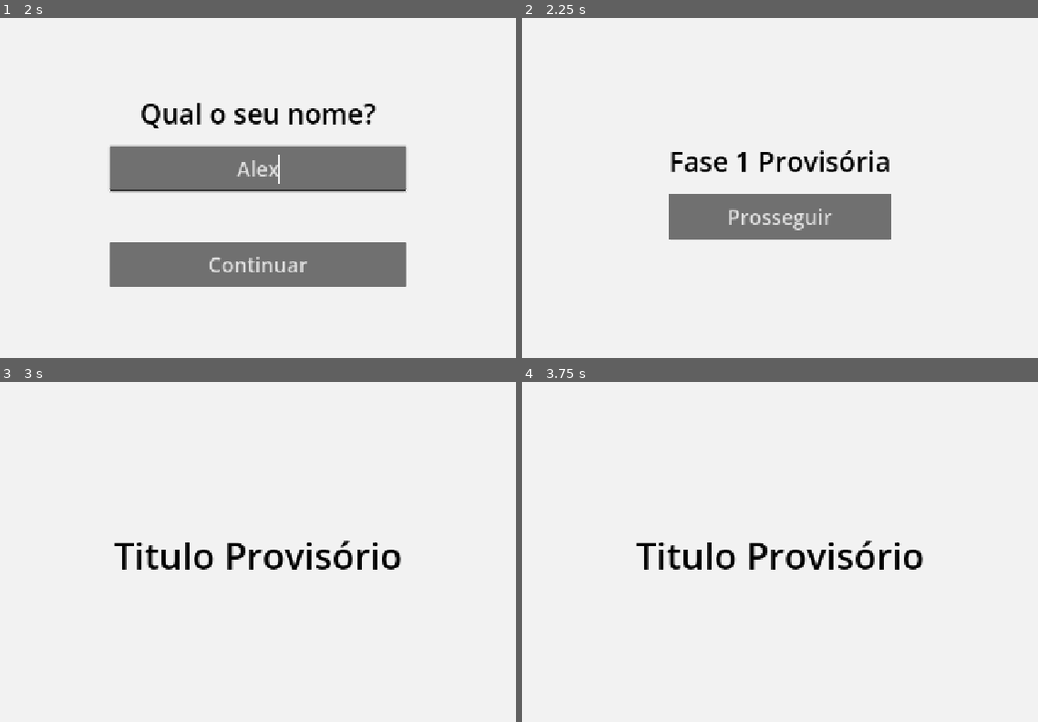
Above: before the commit, frames 1-4 (two rows, left to right).
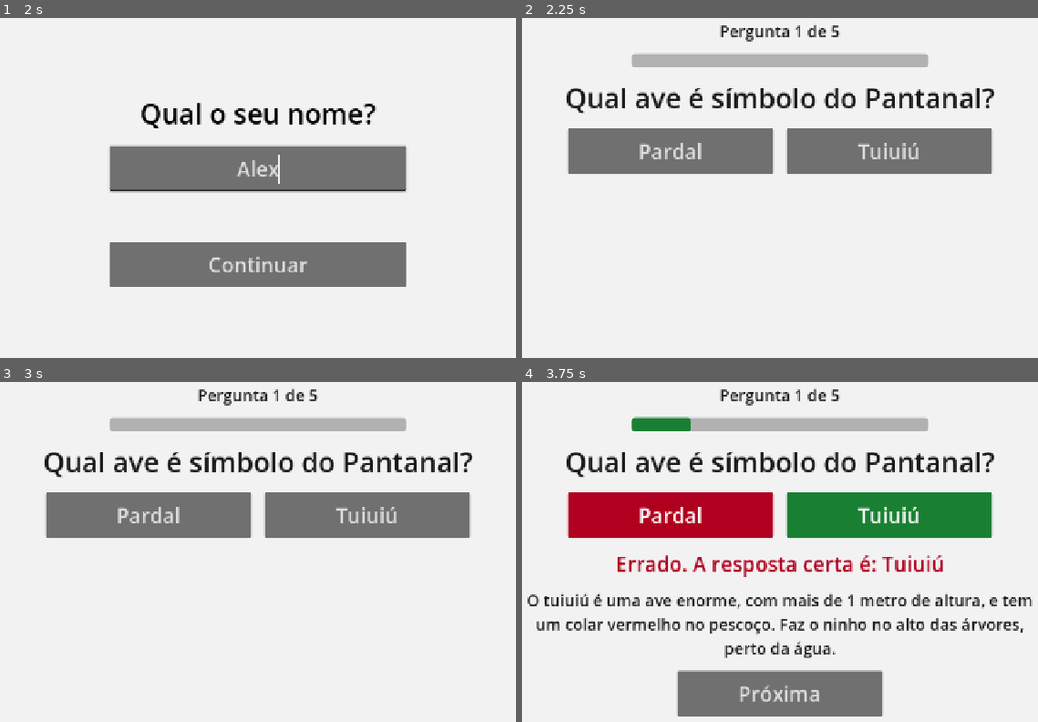
Above: after the commit, the same moments.

Repository: ElTonio313/ProjetoEngSoftUTFPR2026
Game: Godot game, scene res://scenes/menu/MainMenu.tscn
The game is run twice, just before and just after one commit, with the same random seed, the same clock (stepped at 60 frames per second) and the same inputs.
Inputs (mouse positions are in pixels of both pictures, inside the frame that each line leads up to):
- Up to frame 1 (2 s): click "Jogar" at 0.5 s; click (258, 167) at 1.27 s; type "Alex" at 1.35 s
- Up to frame 2 (2.25 s): click "Continuar" at 2 s
- Up to frame 3 (3 s): click (258, 579) at 2.75 s, where only the run before the commit has a clickable "Prosseguir"
- Up to frame 4 (3.75 s): click (671, 514) at 3.5 s, where only the run after the commit has a clickable "Pardal"

Frame 1 is identical in both runs. In frame 2, 21% of the frame differs, in the area x 8-92%, y 2-66%; in frame 3, 17%; in frame 4, 27%, in the area x 1-99%, y 2-99%.

Commit message:
Liga fase 1 ao fluxo de navegação

Diff:
--- a/autoload/game_state.gd
+++ b/autoload/game_state.gd
@@ -2,7 +2,7 @@
 
 #Caminho das Cenas
 const SCENE_PLAYER_NAME := "res://scenes/player_name/PlayerName.tscn"
-const SCENE_PHASE1 := "res://scenes/phase1/Phase1Placeholder.tscn"
+const SCENE_PHASE1 := "res://scenes/quiz/QuizScreen.tscn"
 const SCENE_PHASE2 := "res://scenes/phase2/Phase2.tscn"
 
 #nome do aluno informado na cena player_name
